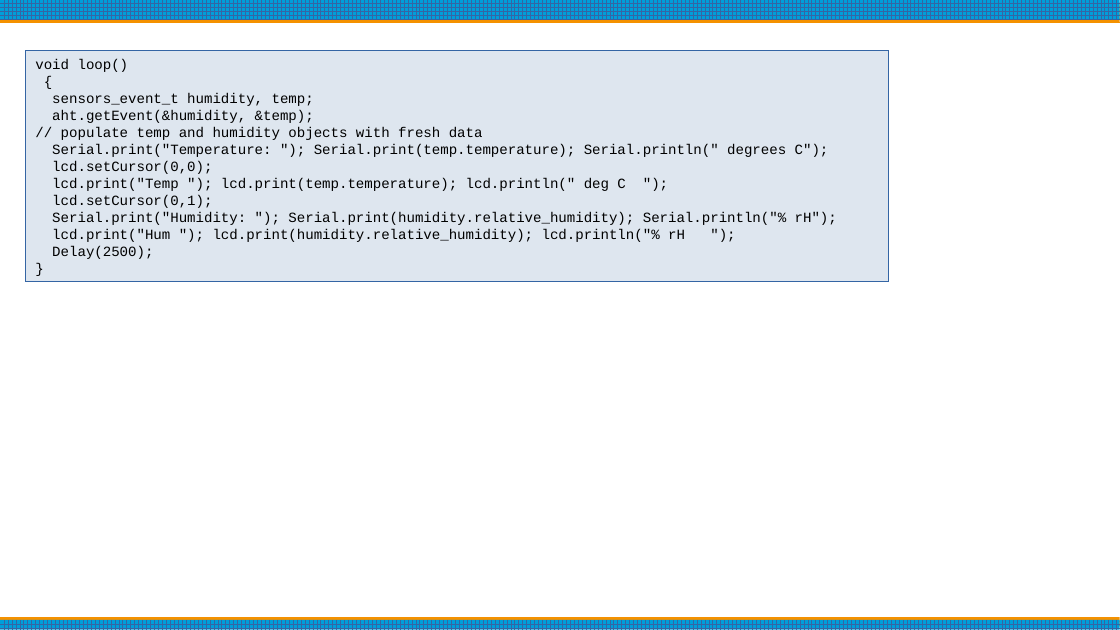
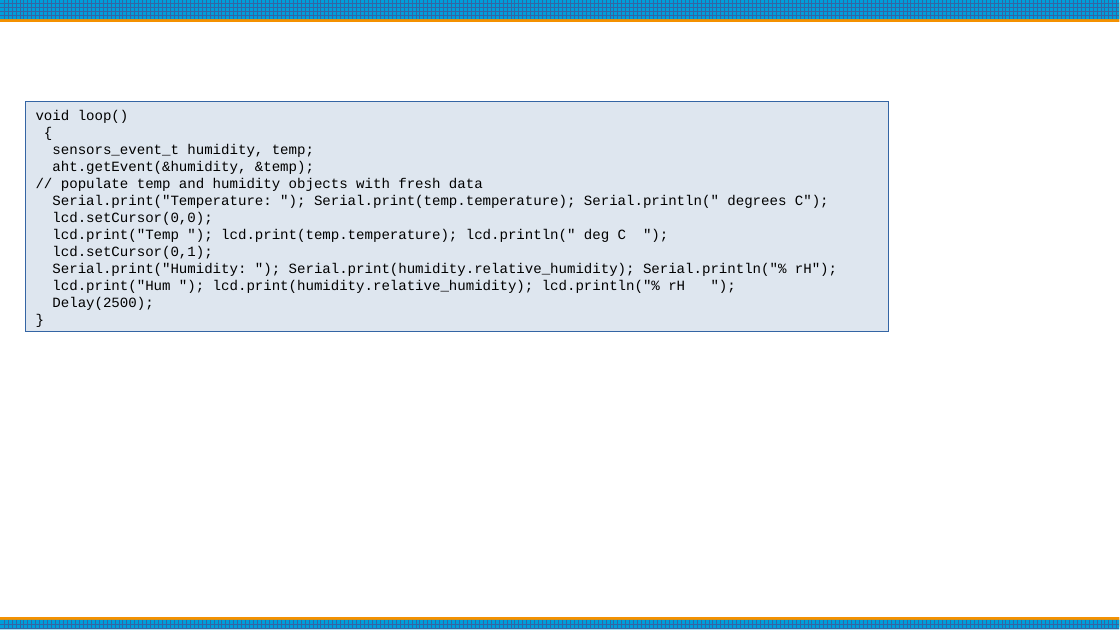
Before and after one commit to bpguy/gps_grid_sq_lcd, a slide deck: slide 21 of Arduino Basics.pptx. Drawn at 1120x630 pixels with LibreOffice and Linux fonts; fonts in the diff are those of the drawing. Boxes give left, top, right and bottom in pixels: in the first picture for what was removed or moved away, otherwise in the second. Text is boxed around its words. In the diff, an @@ line names an element or a change of style, - is before the commit and + after.

```diff
--- a/Arduino Basics.pptx
+++ b/Arduino Basics.pptx
@@ rectangle "void loop()": place and size @@
-rectangle "void loop()" at [25,51,889,282]
+rectangle "void loop()" at [25,102,889,332]
```
Also in this commit, not shown: 8 other slides changed, 9 other files.
